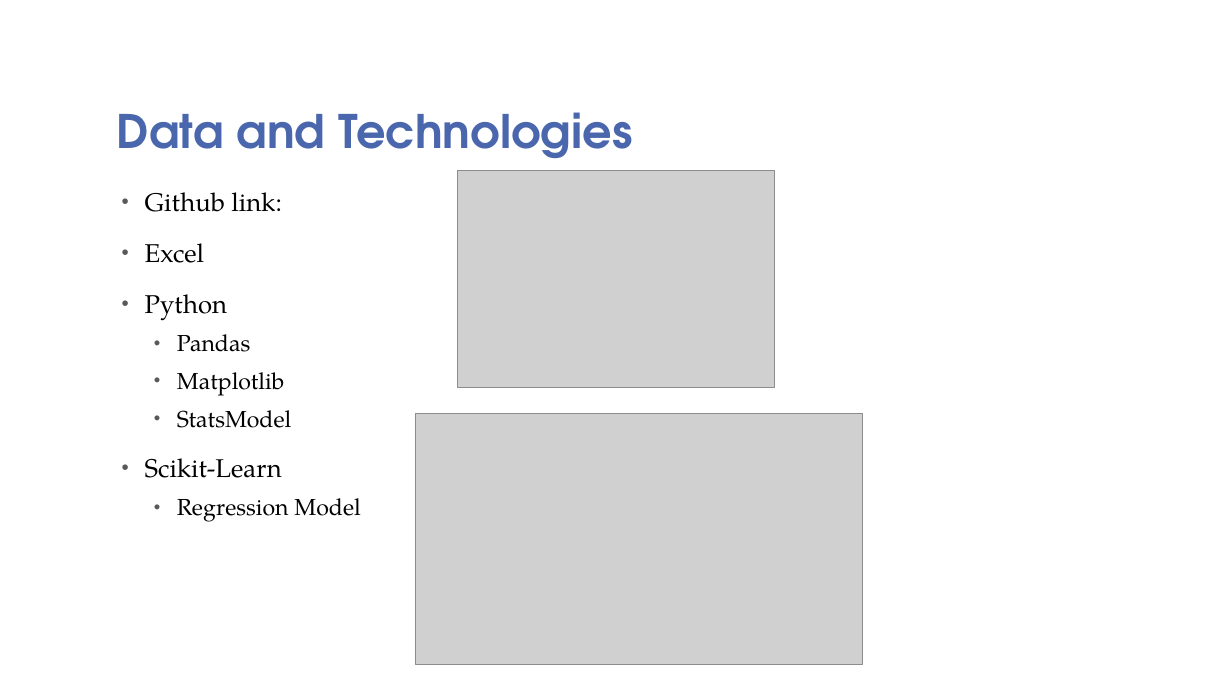
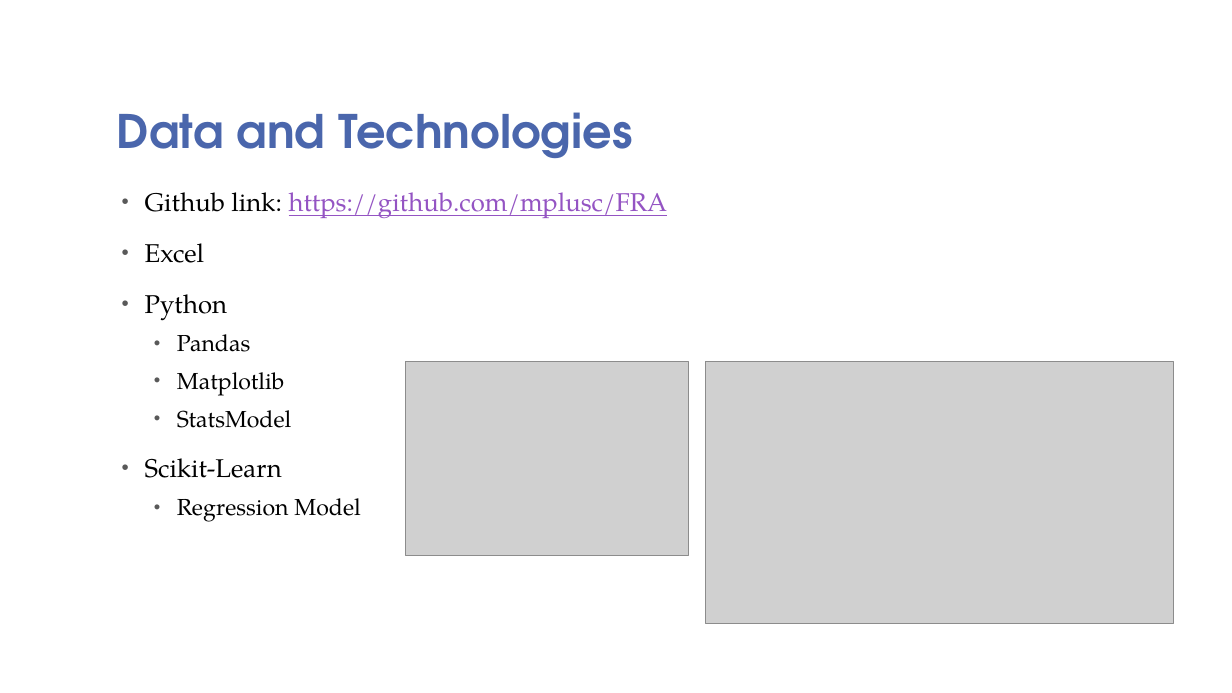
Before and after one commit to mplusc/FRA, a slide deck: slide 4 of Financial Risk Analyst Assessment.pptx. Drawn at 1232x693 pixels with LibreOffice and Linux fonts; fonts in the diff are those of the drawing; grey boxes stand for pictures; background and template pictures are left out. Boxes give left, top, right and bottom in pixels: in the first picture for what was removed or moved away, otherwise in the second. Text is boxed around its words. In the diff, an @@ line names an element or a change of style, - is before the commit and + after.

Commit message:
Final

```diff
--- a/Financial Risk Analyst Assessment.pptx
+++ b/Financial Risk Analyst Assessment.pptx
@@ text at (145,192,667,218): text changed; text colour #000000 to #9454C3 @@
-• Github link:
+• Github link: https://github.com/mplusc/FRA
@@ picture: place and size @@
-picture at (457,171,775,387)
+picture at (405,362,688,555)
@@ picture: place and size @@
-picture at (416,414,862,665)
+picture at (706,362,1174,624)
```
